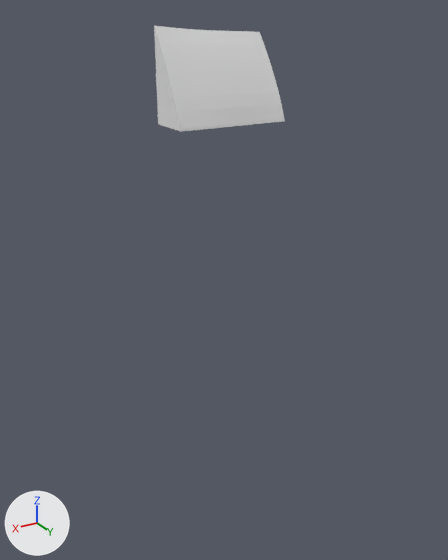
What one commit did to the glTF model assets/terrain/surface_pieces/surf_14_1.glb.
Camera for both pictures: a camera (50 mm lens) standing at (-23.8, 124.0, -20.7) and looking at (-37.5, 101.1, -32.2). Lighting does not change. The marker at lower left points along +X, +Y and +Z. The picture after the commit comes second. Where no turn or scale is listed for an object, it has been applied to the vertices.

In view in the first picture: 'geometry_0'.
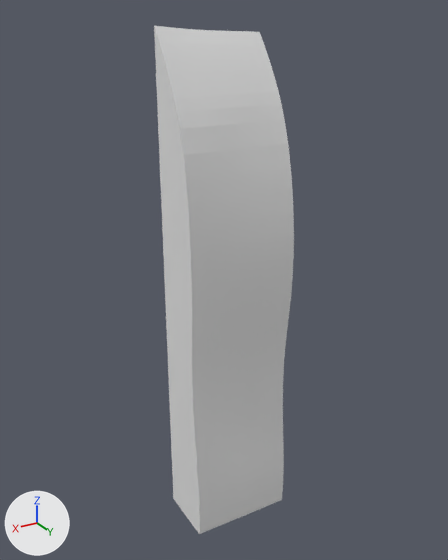
Pixel boxes [x1, y1, x2, y2] of what changed, in the pictures (448 x 560 px):
'geometry_0', reshaped (7% wider, 376% taller)
    before: [154, 26, 285, 132]
    after: [154, 26, 294, 534]
part 1 of me_geometry_0, built on
    before: [158, 119, 285, 132]
    after: [158, 119, 294, 534]

The change, as a list of edits to the scene's bpy script:
```text
Change me_geometry_0:
    used by ob_geometry_0; location = (0.0, 0.0, 0.0)
    remove me_geometry_0.from_pydata(...)  # 83 vertices, 162 faces; spans x -40.0..-35.0, y 100.0..102.08, z -25.0..-21.19
    add me_geometry_0.from_pydata(...)  # 293 vertices, 582 faces; spans x -40.0..-35.0, y 100.0..103.14, z -45.0..-21.19
    me_geometry_0 part 1
    11 vertices are removed from x -40.0..-35.0, y 100.0..102.08, z -25.0
    66 faces are deleted
    3 vertices move from x -39.59..-35.51, y 102.04..102.06, z -25.0 to x -40.0..-35.0, y 102.11..102.34, z -25.89..-25.37
    209 vertices are added at x -40.0..-35.0, y 100.0..103.14, z -45.0..-25.87
    7 new vertices lie (0.48, -0.03, 0.0) away from vertices in x -40.0, y 102.8..103.12, z -35.8..-28.85
    5 new vertices lie (0.49, -0.02, 0.0) away from vertices in x -40.0, y 102.88..103.14, z -43.81..-39.84
    486 new faces join them
```
